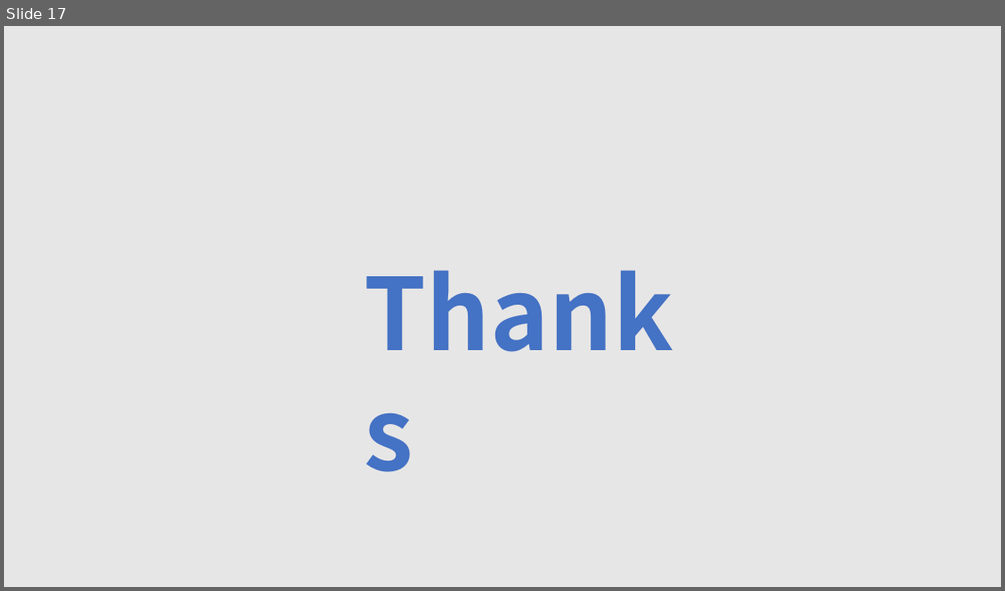
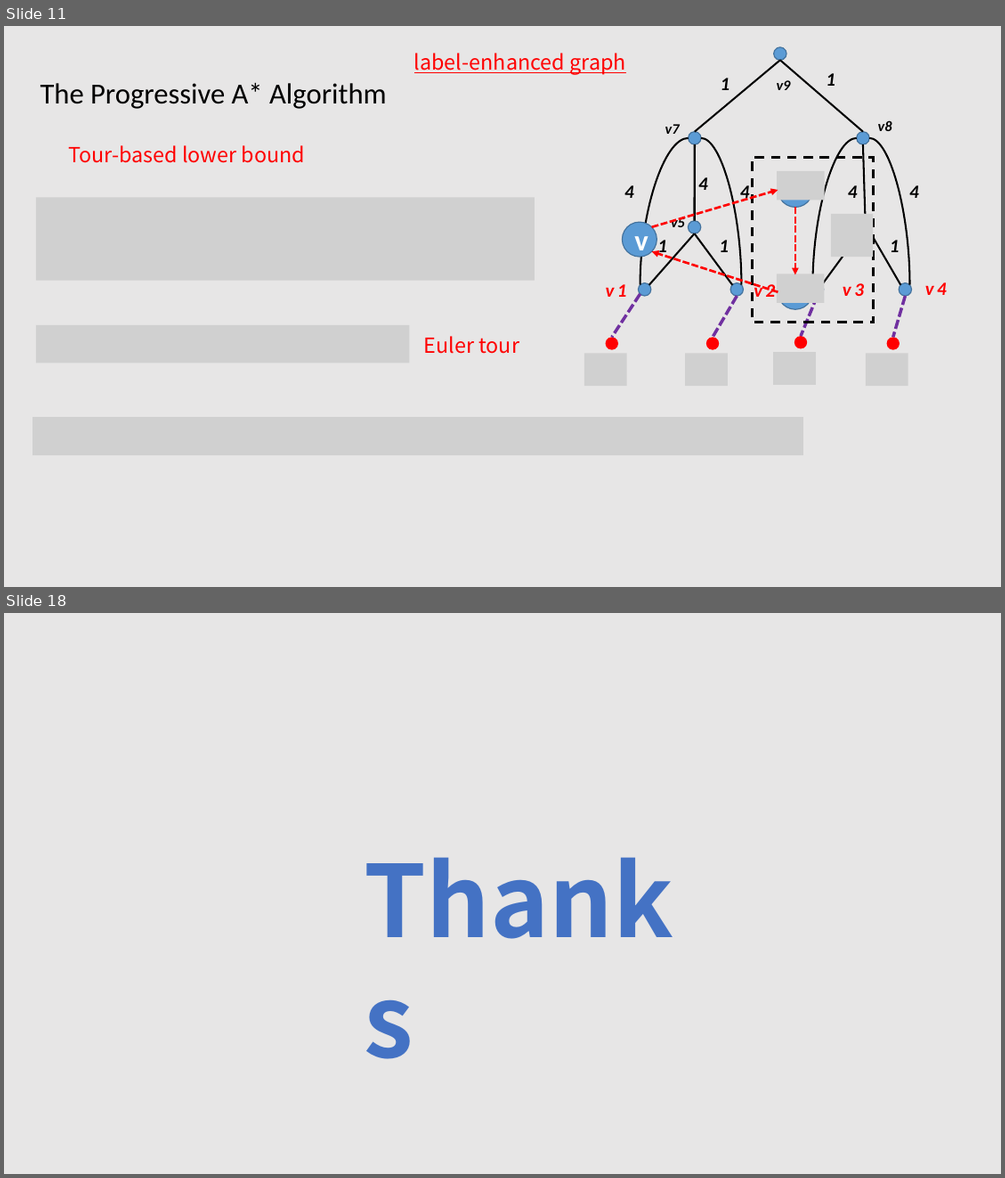
Before and after one commit to tianzhuwei/PPT, a slide deck: Efficient and Progressive GST Search.pptx. Shown one above the other, each under a label of ours: slide 17 before the commit, slides 11 and 18 after it; the slides between them are not shown. The pictures are 1005x591 and 1005x1178 pixels, drawn with LibreOffice and Linux fonts; fonts in the diff are those of the drawing; grey boxes stand for pictures. Boxes give left, top, right and bottom in pixels: in the first picture for what was removed or moved away, otherwise in the second. Text is boxed around its words. In the diff, an @@ line names an element or a change of style, - is before the commit and + after.

```diff
--- a/Efficient and Progressive GST Search.pptx
+++ b/Efficient and Progressive GST Search.pptx
@@ slide 11 added at (4,26,1001,587), background #E7E6E6 @@
@@ text added at (414,53,625,75), 20 pt, text #FF0000, underline @@
+label-enhanced graph
@@ text added at (40,82,387,109), 28 pt, text #000000 @@
+The Progressive A* Algorithm
@@ group added at (606,47,947,297): 20 texts, 8 ellipses, 8 lines, 4 curved lines @@
+v1
+v2
+v3
+v4
+1
+1
+4
+4
+4
+4
+4
+4
+1
+1
+1
+1
+v5
+v7
+v8
+v9
@@ text added at (68,145,305,163), 20 pt, text #FF0000 @@
+Tour-based lower bound
@@ picture added at (36,197,535,281) @@
@@ group added at (623,158,873,322): 3 ellipses, 3 pictures, 3 arrows, 1 rectangle @@
+v
@@ line added from (640, 294) to (612, 338), #7030A0 3 pt dashed @@
@@ line added from (736, 296) to (713, 338), #7030A0 3 pt dashed @@
@@ line added from (817, 296) to (801, 336), #7030A0 3 pt dashed @@
@@ line added from (905, 296) to (893, 338), #7030A0 3 pt dashed @@
@@ picture added at (36,325,410,362) @@
@@ text added at (424,336,519,354), 20 pt, text #FF0000 @@
+Euler tour
@@ group added at (584,336,908,386): 4 pictures, 4 ellipses @@
@@ picture added at (32,417,802,455) @@
@@ what was slide 17 is now slide 18 @@
```
Also in this commit, not shown: 7 slides changed, 3 other slides added, 2 slides removed.
